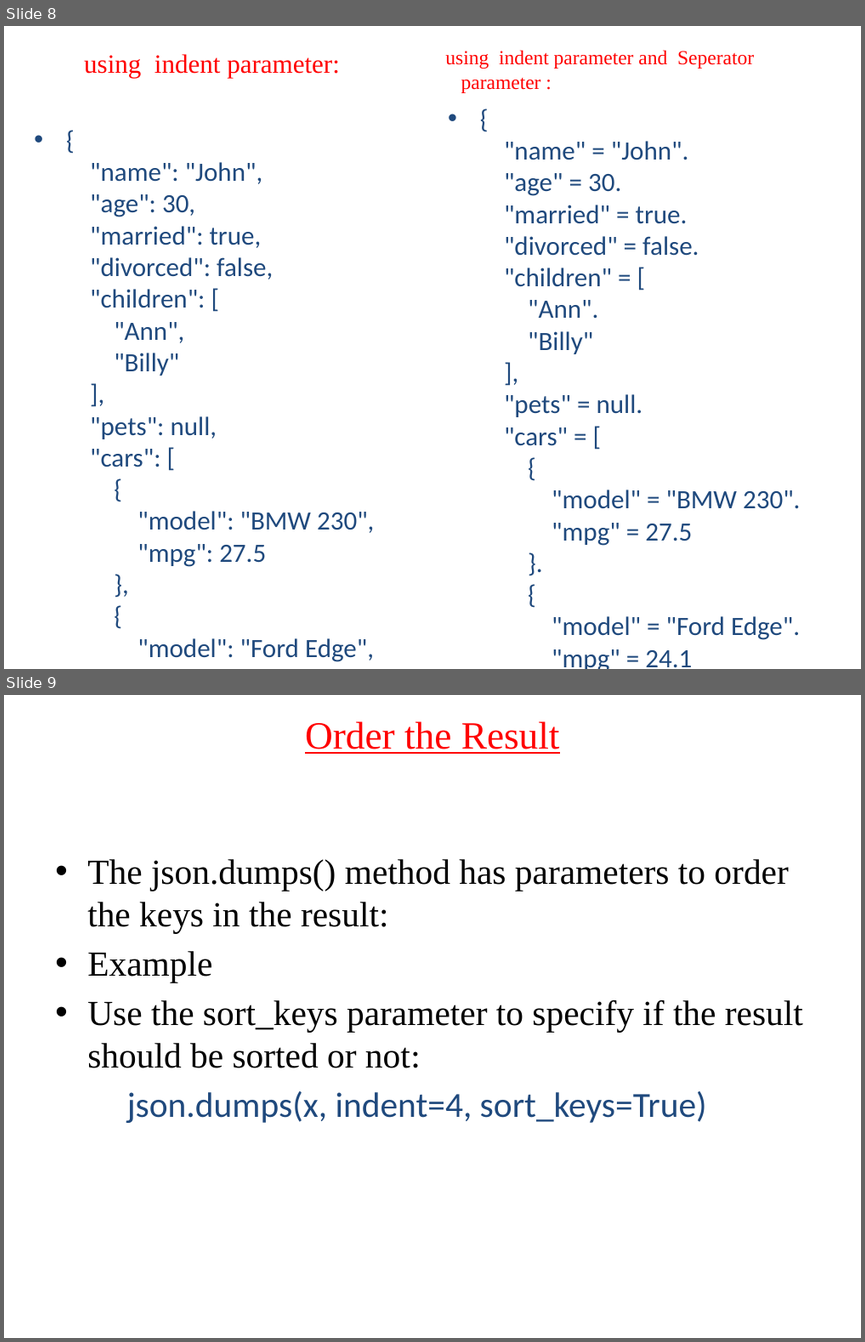
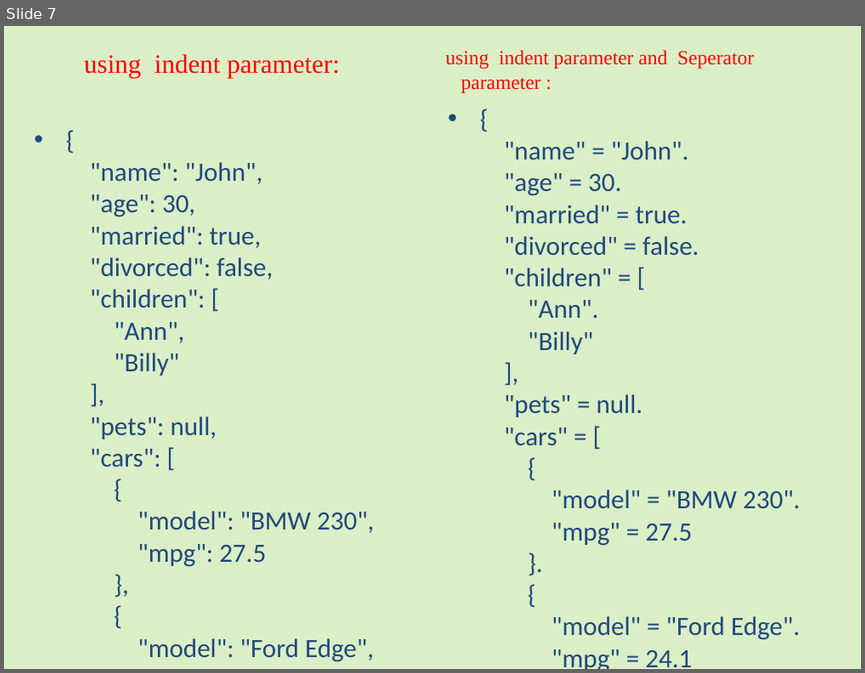
Before and after one commit to jaseela65/python_newPrgm, a slide deck: JSON in Python.pptx. Shown one above the other, each under a label of ours: slides 8 and 9 before the commit, slide 7 after it. The pictures are 865x1342 and 865x673 pixels, drawn with LibreOffice and Linux fonts; fonts in the diff are those of the drawing. Boxes give left, top, right and bottom in pixels: in the first picture for what was removed or moved away, otherwise in the second. Text is boxed around its words. In the diff, an @@ line names an element or a change of style, - is before the commit and + after.

```diff
--- a/JSON in Python.pptx
+++ b/JSON in Python.pptx
@@ slide 9 removed at box(4, 695, 861, 1338), background #FFFFFF @@
@@ title removed at box(305, 721, 560, 754) @@
-Order the Result
@@ text removed at box(87, 859, 803, 1123) @@
-• The json.dumps() method has parameters to order the keys in the result:
-• Example
-• Use the sort_keys parameter to specify if the result should be sorted or not:
-json.dumps(x, indent=4, sort_keys=True)
@@ what was slide 8 is now slide 7 @@
@@ slide 7 changed as well @@
@@ background #FFFFFF to #92D050 at 32% opacity @@
```
Also in this commit, not shown: 7 other slides changed, 7 slides added, 1 other slide removed.
